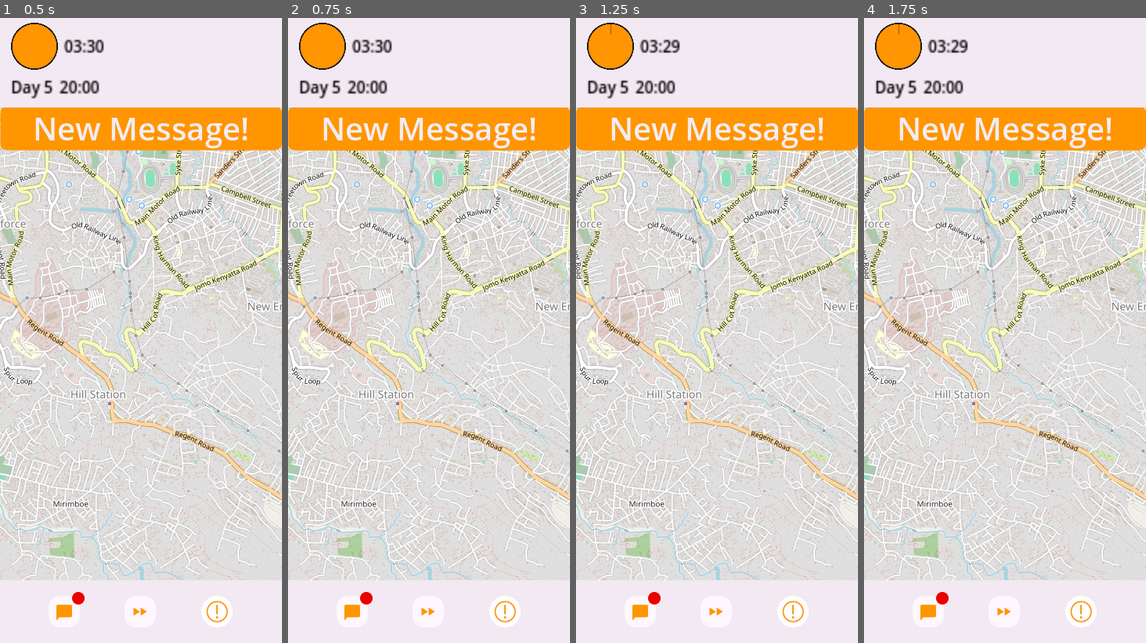
Above: before the commit, frames 1-4 (left to right).
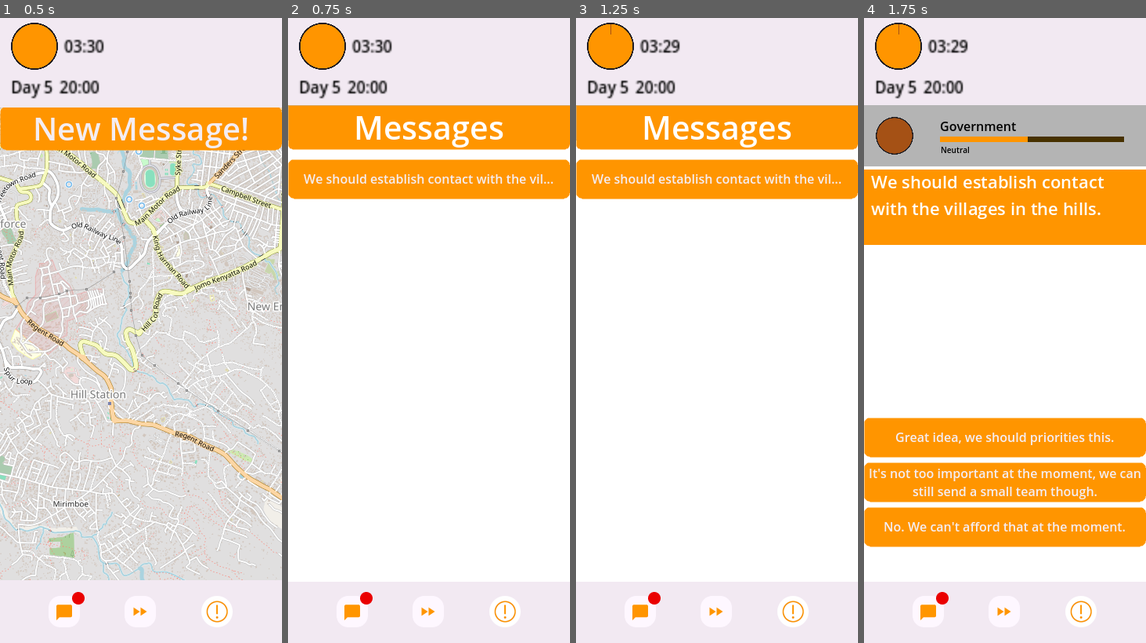
Above: after the commit, the same moments.

Repository: carabowes/Luscinia
Game: Godot game, scene res://main.tscn
The game is run twice, just before and just after one commit, with the same random seed, the same clock (stepped at 60 frames per second) and the same inputs. The engine's default icon, where the game draws it, is replaced by a stand-in: a white triangle on a blue panel in a dark square.
Inputs:
- Up to frame 1 (0.5 s): no input
- Up to frame 2 (0.75 s): click "New Message!" at 0.5 s
- Up to frame 3 (1.25 s): no input
- Up to frame 4 (1.75 s): click "New Message!" (after the commit: "We should establish contact w…") at 1.25 s

Frame 1 is identical in both runs. In frame 2, 62% of the frame differs, in the area x 0-100%, y 13-90%; in frame 3, 62%; in frame 4, 70%.
Error before the commit: Invalid access to property or key 'pressed' on a base object of type 'Nil'. (res://Scripts/task_message/message_manager.gd:19)

Commit message:
Message History Page added to navbar, still not complete

Diff:
--- a/luscinia/Nodes/task_message_buttons/messenger_screen.tscn
+++ b/luscinia/Nodes/task_message_buttons/messenger_screen.tscn
@@ -20,7 +20,7 @@
 font_size = 10
 font_color = Color(0, 0, 0, 1)
 
-[node name="MessageList" type="Control"]
+[node name="MessageList" type="Control" node_paths=PackedStringArray("message_box", "response_box")]
 layout_mode = 3
 anchors_preset = 15
 anchor_right = 1.0
@@ -28,6 +28,8 @@
 grow_horizontal = 2
 grow_vertical = 2
 script = ExtResource("1_7kuhm")
+message_box = NodePath("MessageListVBox/MessageBoxScroll/MessageBox")
+response_box = NodePath("MessageListVBox/ResponseBoxScoll/ResponseBox")
 
 [node name="MessageListBackground" type="ColorRect" parent="."]
 layout_mode = 1
--- a/luscinia/Scenes/message_board.tscn
+++ b/luscinia/Scenes/message_board.tscn
@@ -1,26 +1,6 @@
-[gd_scene load_steps=8 format=3 uid="uid://bv56aj10t7ese"]
-
-[ext_resource type="Texture2D" uid="uid://c27suyrk8wq" path="res://Sprites/ClockBackground.png" id="2_atyv1"]
-[ext_resource type="Texture2D" uid="uid://d1cwe1f3jk3ca" path="res://Sprites/icon.svg" id="3_1qu30"]
-
-[sub_resource type="StyleBoxFlat" id="StyleBoxFlat_tftdf"]
-bg_color = Color(0.707967, 0.707967, 0.707967, 1)
-
-[sub_resource type="LabelSettings" id="LabelSettings_gw3dp"]
-font_color = Color(0, 0, 0, 1)
-
-[sub_resource type="StyleBoxFlat" id="StyleBoxFlat_1wc00"]
-bg_color = Color(0.277719, 0.329246, 0.374071, 1)
-
-[sub_resource type="StyleBoxFlat" id="StyleBoxFlat_egfbi"]
-bg_color = Color(1, 1, 1, 1)
-
-[sub_resource type="LabelSettings" id="LabelSettings_5y0ae"]
-font_size = 10
-font_color = Color(0, 0, 0, 1)
+[gd_scene format=3 uid="uid://7jo2b5uhl6bp"]
 
 [node name="MessageBoard" type="Control"]
-visible = false
 layout_mode = 3
 anchors_preset = 15
 anchor_right = 1.0
@@ -44,100 +24,3 @@
 anchor_bottom = 1.0
 grow_horizontal = 2
 grow_vertical = 2
-
-[node name="ContactInfo" type="Panel" parent="MessageListVBox"]
-layout_mode = 2
-size_flags_vertical = 3
-size_flags_stretch_ratio = 1.5
-theme_override_styles/panel = SubResource("StyleBoxFlat_tftdf")
-
-[node name="ContactProfilePadding" type="MarginContainer" parent="MessageListVBox/ContactInfo"]
-layout_mode = 1
-anchors_preset = 9
-anchor_bottom = 1.0
-offset_right = 40.0
-grow_vertical = 2
-theme_override_constants/margin_left = 15
-theme_override_constants/margin_top = 15
-theme_override_constants/margin_right = 15
-theme_override_constants/margin_bottom = 15
-
-[node name="CircleMask" type="TextureRect" parent="MessageListVBox/ContactInfo/ContactProfilePadding"]
-clip_children = 1
-layout_mode = 2
-size_flags_horizontal = 0
-texture = ExtResource("2_atyv1")
-expand_mode = 3
-
-[node name="ContactProfile" type="TextureRect" parent="MessageListVBox/ContactInfo/ContactProfilePadding/CircleMask"]
-layout_mode = 1
-anchors_preset = 15
-anchor_right = 1.0
-anchor_bottom = 1.0
-grow_horizontal = 2
-grow_vertical = 2
-texture = ExtResource("3_1qu30")
-expand_mode = 3
-
-[node name="ContactNameLabel" type="Label" parent="MessageListVBox/ContactInfo"]
-layout_mode = 1
-anchors_preset = 14
-anchor_top = 0.5
-anchor_right = 1.0
-anchor_bottom = 0.5
-offset_left = 97.0
-offset_top = -24.0
-offset_right = -28.0
-offset_bottom = -1.0
-grow_horizontal = 2
-grow_vertical = 2
-text = "UN OCHA Agent"
-label_settings = SubResource("LabelSettings_gw3dp")
-
-[node name="ContactRelationBar" type="ProgressBar" parent="MessageListVBox/ContactInfo/ContactNameLabel"]
-layout_mode = 1
-anchors_preset = 12
-anchor_top = 1.0
-anchor_right = 1.0
-anchor_bottom = 1.0
-offset_top = 2.0
-offset_bottom = 9.0
-grow_horizontal = 2
-grow_vertical = 0
-theme_override_styles/background = SubResource("StyleBoxFlat_1wc00")
-theme_override_styles/fill = SubResource("StyleBoxFlat_egfbi")
-min_value = -100.0
-show_percentage = false
-
-[node name="ContactRelationLabel" type="Label" parent="MessageListVBox/ContactInfo/ContactNameLabel/ContactRelationBar"]
-layout_mode = 1
-anchors_preset = 2
-anchor_top = 1.0
-anchor_bottom = 1.0
-offset_left = 1.0
-offset_top = 3.0
-offset_right = 41.0
-offset_bottom = 17.0
-grow_vertical = 0
-text = "Neutral"
-label_settings = SubResource("LabelSettings_5y0ae")
-
-[node name="MessageBoxScroll" type="ScrollContainer" parent="MessageListVBox"]
-layout_mode = 2
-size_flags_vertical = 3
-size_flags_stretch_ratio = 6.0
-
-[node name="MessageBox" type="VBoxContainer" parent="MessageListVBox/MessageBoxScroll"]
-custom_minimum_size = Vector2(360, 1)
-layout_mode = 2
-theme_override_constants/separation = 7
-
-[node name="ResponseBoxScoll" type="ScrollContainer" parent="MessageListVBox"]
-layout_mode = 2
-size_flags_vertical = 3
-size_flags_stretch_ratio = 4.0
-
-[node name="ResponseBox" type="VBoxContainer" parent="MessageListVBox/ResponseBoxScoll"]
-custom_minimum_size = Vector2(360, 1)
-layout_mode = 2
-theme_override_constants/separation = 7
--- a/luscinia/Scenes/message_history.tscn
+++ b/luscinia/Scenes/message_history.tscn
@@ -35,20 +35,21 @@
 theme_override_font_sizes/font_size = 0
 text = "Chats"
 
-[node name="ScrollContainer" type="ScrollContainer" parent="."]
+[node name="VBoxContainer" type="VBoxContainer" parent="."]
 layout_mode = 1
-anchors_preset = -1
+anchors_preset = 15
 anchor_right = 1.0
-offset_top = 88.0
-offset_bottom = 700.0
+anchor_bottom = 1.0
+offset_bottom = 800.0
 grow_horizontal = 2
 grow_vertical = 2
-follow_focus = true
 
-[node name="VBoxContainer" type="VBoxContainer" parent="ScrollContainer"]
-custom_minimum_size = Vector2(360, 1)
+[node name="ScrollContainer" type="ScrollContainer" parent="VBoxContainer"]
 layout_mode = 2
 size_flags_vertical = 3
+
+[node name="VBoxContainer" type="VBoxContainer" parent="VBoxContainer/ScrollContainer"]
+layout_mode = 2
 
 [node name="return_button" type="Button" parent="."]
 layout_mode = 2
--- a/luscinia/Scenes/task-assignment.tscn
+++ b/luscinia/Scenes/task-assignment.tscn
@@ -3,7 +3,7 @@
 [ext_resource type="Script" path="res://Scripts/task_message/message_manager.gd" id="1_oq8wo"]
 [ext_resource type="Theme" uid="uid://bau28uma7h4s8" path="res://Sprites/UI/themes/details_page_theme.tres" id="2_fxeco"]
 
-[node name="messenger" type="Control"]
+[node name="messenger" type="Control" node_paths=PackedStringArray("message_notif_button")]
 layout_mode = 3
 anchors_preset = 15
 anchor_right = 1.0
@@ -12,6 +12,7 @@
 grow_horizontal = 2
 grow_vertical = 2
 script = ExtResource("1_oq8wo")
+message_notif_button = NodePath("Button")
 
 [node name="Button" type="Button" parent="."]
 layout_mode = 1
--- a/luscinia/Scripts/task_message/message_history.gd
+++ b/luscinia/Scripts/task_message/message_history.gd
@@ -1,87 +1,92 @@
 extends Control
 
-@onready var message_list_vbox = $ScrollContainer/MessageListVBox
-@onready var message_board = $"../../message_board"
 
-func _ready():
-	if not message_board:
-		print("MessageBoard node not found!")
-		return
-	populate_message_history()
+# Called when the node enters the scene tree for the first time.
+func _ready() -> void:
+	pass # Replace with function body.
+
+
+# Called every frame. 'delta' is the elapsed time since the previous frame.
+func _process(delta: float) -> void:
+	pass
 
 
 func _on_return_button_pressed() -> void:
 	var main_parent = $"."
 	main_parent.visible = false
 
-
-func populate_message_history():
-	var history = message_board.message_history  # Get the stored message history
-
-# Loop through each sender in the history
-	for sender_id in history.keys():
-		var sender_messages = history[sender_id]
-		var last_message = sender_messages[-1]  # Get the most recent message for the sender
-
-		# Create a new ContactInfo instance for this sender
-		var contact_info = preload("res://Nodes/task_message_buttons/messenger_screen.tscn").instance()
-
-		# Populate the ContactInfo node with sender details
-		populate_contact_info(contact_info, sender_id, last_message)
-
-		# Add ContactInfo to the VBoxContainer
-		message_list_vbox.add_child(contact_info)
-
-		# Connect a signal to handle clicks on the sender item
-		contact_info.connect("gui_input", self, "_on_sender_selected", [sender_id])
-
-
-func populate_contact_info(contact_info, sender_id, last_message):
-	var sender = message_board.get_sender_by_id(sender_id)
-
-	if sender:
-		contact_info.get_node("%ContactProfile").texture = sender.image
-		contact_info.get_node("%ContactNameLabel").text = sender.name
-		contact_info.get_node("%ContactRelationLabel").text = sender.get_relationship_status()
-		contact_info.get_node("%ContactRelationBar").value = clamp(sender.relationship, -85, 95)
-		contact_info.get_node("%ContactRelationBar").self_modulate = sender.get_relationship_color()
-
-	# Set the last message preview text
-	contact_info.get_node("%ContactLastMessageLabel").text = last_message["message"]
-
-
-func _on_sender_selected(event, sender_id):
-	if event is InputEventMouseButton and event.button_index == MOUSE_BUTTON_LEFT:
-		var sender = message_board.get_sender_by_id(sender_id)  # Get sender object
-		if not sender:
-			print("Sender not found!")
-			return
-		var sender_messages = message_board.message_history[sender_id]  # Get message history
-		get_tree().change_scene("res://scenes/message_board.tscn")
-		# Load the sender's messages in the MessageBoard
-		var message_board_node = get_tree().root.get_node("main/message_board")
-		message_board_node.load_messages_for_sender(sender, sender_messages)
-#
 #extends Control
 #
-#@onready var message_list = $VBoxContainer  # Path to VBoxContainer for message history
+#@onready var message_list_vbox = $ScrollContainer/MessageListVBox
+#@onready var message_board = $"../../message_board"
 #
 #func _ready():
+	#if not message_board:
+		#print("MessageBoard node not found!")
+		#return
 	#populate_message_history()
+	#
+	#
+#func _on_return_button_pressed() -> void:
+	#var main_parent = $"."
+	#main_parent.visible = false
+	#
+	#
+#func populate_message_history():
+	#var history = message_board.message_history  # Get the stored message history
 #
-#func populate_message_history():
-	#var message_manager = get_node("/root/messenger")  # Adjust path if necessary
-	#if not is_instance_valid(message_manager):
-		#print("Error: Message Manager not found or valid!")
-		#return
+	#for sender_id in history.keys():
+		#var sender_messages = history[sender_id]
+		#var last_message = sender_messages[-1]  # Get the most recent message for the sender
+		#var contact_info = preload("res://Nodes/task_message_buttons/messenger_screen.tscn").instance()
+		#populate_contact_info(contact_info, sender_id, last_message)
+		#message_list_vbox.add_child(contact_info)
+		#contact_info.connect("gui_input", self, "_on_sender_selected", [sender_id])
 		#
-	#for child in message_list.get_children():
-		#child.queue_free()
-	#for entry in message_manager.message_history:
-		#var history_item = create_history_item(entry)
-		#message_list.add_child(history_item)
+		#
+#func populate_contact_info(contact_info, sender_id, last_message):
+	#var sender = message_board.get_sender_by_id(sender_id)
 #
-#func create_history_item(entry):
-	#var label = Label.new()
-	#label.text = "[" + entry.sender + "]: " + entry.message + " (Response: " + entry.response + ")"
-	#return label
+	#if sender:
+		#contact_info.get_node("%ContactProfile").texture = sender.image
+		#contact_info.get_node("%ContactNameLabel").text = sender.name
+		#contact_info.get_node("%ContactRelationLabel").text = sender.get_relationship_status()
+		#contact_info.get_node("%ContactRelationBar").value = clamp(sender.relationship, -85, 95)
+		#contact_info.get_node("%ContactRelationBar").self_modulate = sender.get_relationship_color()
+	#contact_info.get_node("%ContactLastMessageLabel").text = last_message["message"]
+	#
+	#
+#func _on_sender_selected(event, sender_id):
+	#if event is InputEventMouseButton and event.button_index == MOUSE_BUTTON_LEFT:
+		#var sender = message_board.get_sender_by_id(sender_id)  # Get sender object
+		#if not sender:
+			#print("Sender not found!")
+			#return
+		#var sender_messages = message_board.message_history[sender_id]  # Get message history
+		#get_tree().change_scene("res://scenes/message_board.tscn")
+		#var message_board_node = get_tree().root.get_node("main/message_board")
+		#message_board_node.load_messages_for_sender(sender, sender_messages)
+##
+##extends Control
+##
+##@onready var message_list = $VBoxContainer  # Path to VBoxContainer for message history
+##
+##func _ready():
+	##populate_message_history()
+##
+##func populate_message_history():
+	##var message_manager = get_node("/root/messenger")  # Adjust path if necessary
+	##if not is_instance_valid(message_manager):
+		##print("Error: Message Manager not found or valid!")
+		##return
+		##
+	##for child in message_list.get_children():
+		##child.queue_free()
+	##for entry in message_manager.message_history:
+		##var history_item = create_history_item(entry)
+		##message_list.add_child(history_item)
+##
+##func create_history_item(entry):
+	##var label = Label.new()
+	##label.text = "[" + entry.sender + "]: " + entry.message + " (Response: " + entry.response + ")"
+	##return label
--- a/luscinia/Scripts/task_message/message_manager.gd
+++ b/luscinia/Scripts/task_message/message_manager.gd
@@ -26,7 +26,7 @@
 func _on_alert_pressed() -> void:#
 	message_list.visible = true
 	message_board.visible = true
-	print(message_data)
+	print(message_data[current_message])
 	message_list.add_message()
 	message_board.add_message(message_data[current_message])
 	current_message += 1
--- a/luscinia/main.tscn
+++ b/luscinia/main.tscn
@@ -1,7 +1,9 @@
-[gd_scene load_steps=11 format=3 uid="uid://tehp5ciso2t6"]
+[gd_scene load_steps=13 format=3 uid="uid://ynqc8wyjj8r5"]
 
-[ext_resource type="PackedScene" path="res://Scenes/map.tscn" id="1_7fdga"]
+[ext_resource type="PackedScene" uid="uid://cnpov8fcn2j0g" path="res://Scenes/map.tscn" id="1_7fdga"]
 [ext_resource type="PackedScene" uid="uid://desl373b33t23" path="res://Scenes/timer.tscn" id="2_5mpic"]
+[ext_resource type="Script" path="res://Scripts/Resources/message.gd" id="3_7i8ek"]
+[ext_resource type="Resource" uid="uid://cxwgponxxk2pf" path="res://Nodes/task_data/message_contact.tres" id="4_4pwx3"]
 [ext_resource type="PackedScene" uid="uid://dvvers1ky31ox" path="res://Scenes/resource_page.tscn" id="4_vi8yg"]
 [ext_resource type="PackedScene" path="res://Scenes/task_details.tscn" id="5_0qr7n"]
 [ext_resource type="PackedScene" uid="uid://1ygif2bywt5u" path="res://Scenes/navbar.tscn" id="5_5vcs1"]
@@ -26,10 +28,13 @@
 [node name="map" parent="." node_paths=PackedStringArray("details_page") instance=ExtResource("1_7fdga")]
 details_page = NodePath("../pages/task_details")
 
-[node name="message_manager" parent="." instance=ExtResource("7_g8mic")]
+[node name="message_manager" parent="." node_paths=PackedStringArray("message_board", "map_tasks") instance=ExtResource("7_g8mic")]
 layout_mode = 1
 offset_top = 117.0
 offset_bottom = -635.0
+message_data = Array[ExtResource("3_7i8ek")]([ExtResource("4_4pwx3")])
+message_board = NodePath("../pages/message_page")
+map_tasks = NodePath("../map")
 
 [node name="navbar" parent="." instance=ExtResource("5_5vcs1")]
 layout_mode = 1
Not shown: 1 places in luscinia/Scenes/map.tscn that only renumber resources
